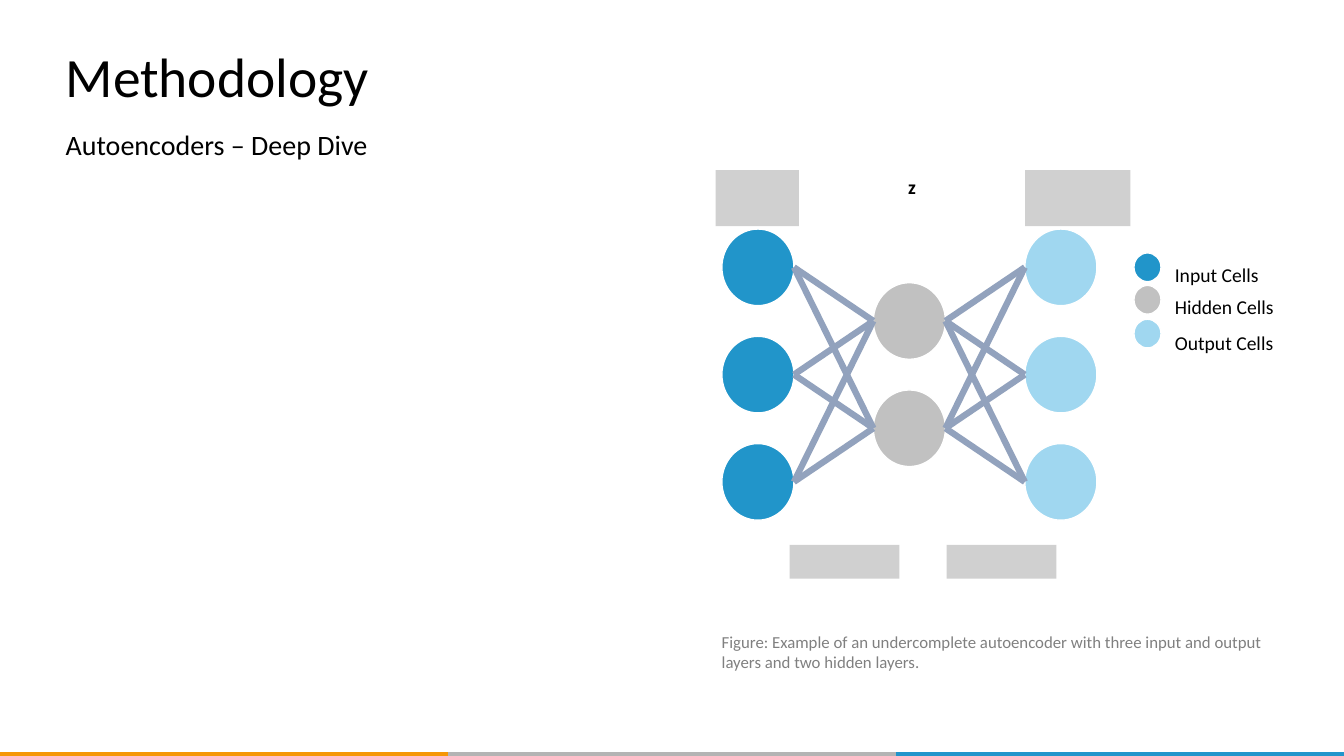
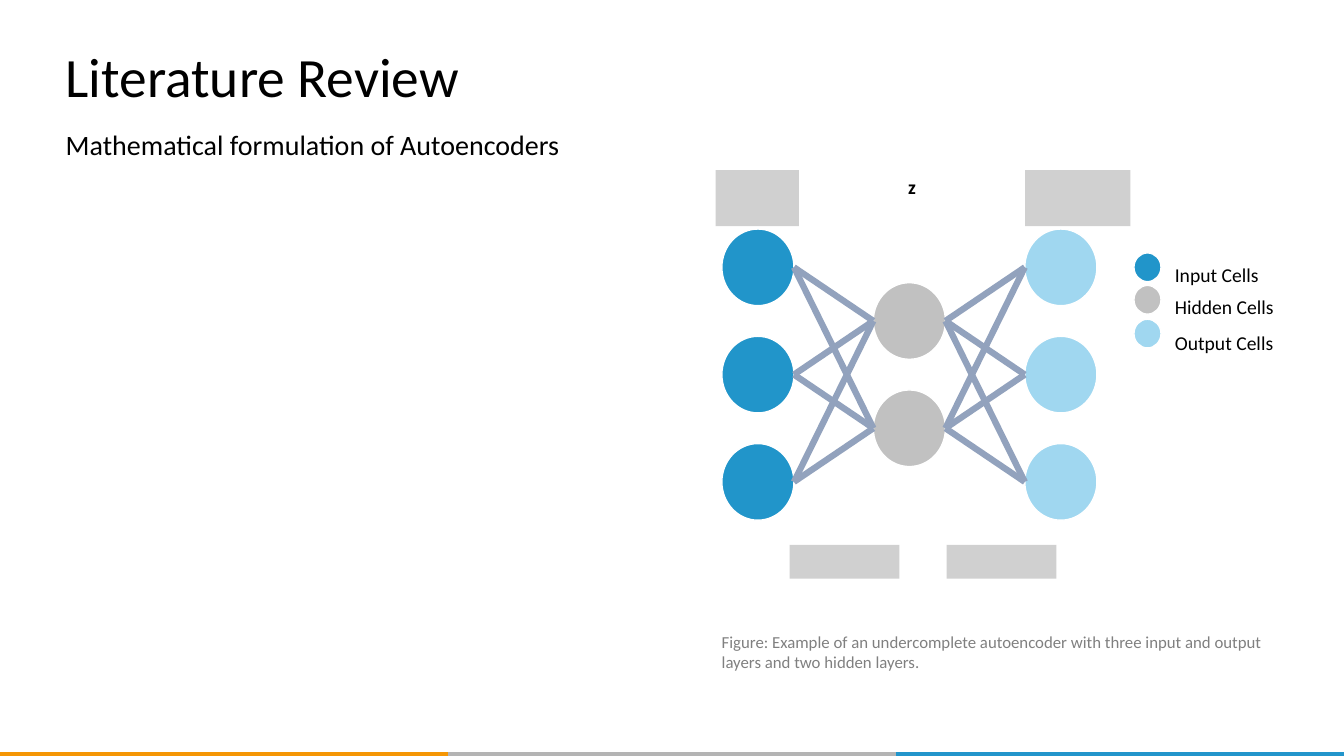
Before and after one commit to QUER01/FinanceModule, a slide deck: slide 18 of docs/dlw_conference_presentation.pptx (slide 14 before the commit). Drawn at 1344x756 pixels with LibreOffice and Linux fonts; fonts in the diff are those of the drawing; grey boxes stand for pictures; background and template pictures are left out. Boxes give left, top, right and bottom in pixels: in the first picture for what was removed or moved away, otherwise in the second. Text is boxed around its words. In the diff, an @@ line names an element or a change of style, - is before the commit and + after.

```diff
--- a/docs/dlw_conference_presentation.pptx
+++ b/docs/dlw_conference_presentation.pptx
@@ title at bbox=[66, 59, 459, 98]: text changed @@
-Methodology
+Literature Review
@@ subtitle at bbox=[66, 135, 559, 156]: text changed @@
-Autoencoders – Deep Dive
+Mathematical formulation of Autoencoders
```
Also in this commit, not shown: 17 other slides changed, 15 slides added, 5 slides removed, 5 other files.
